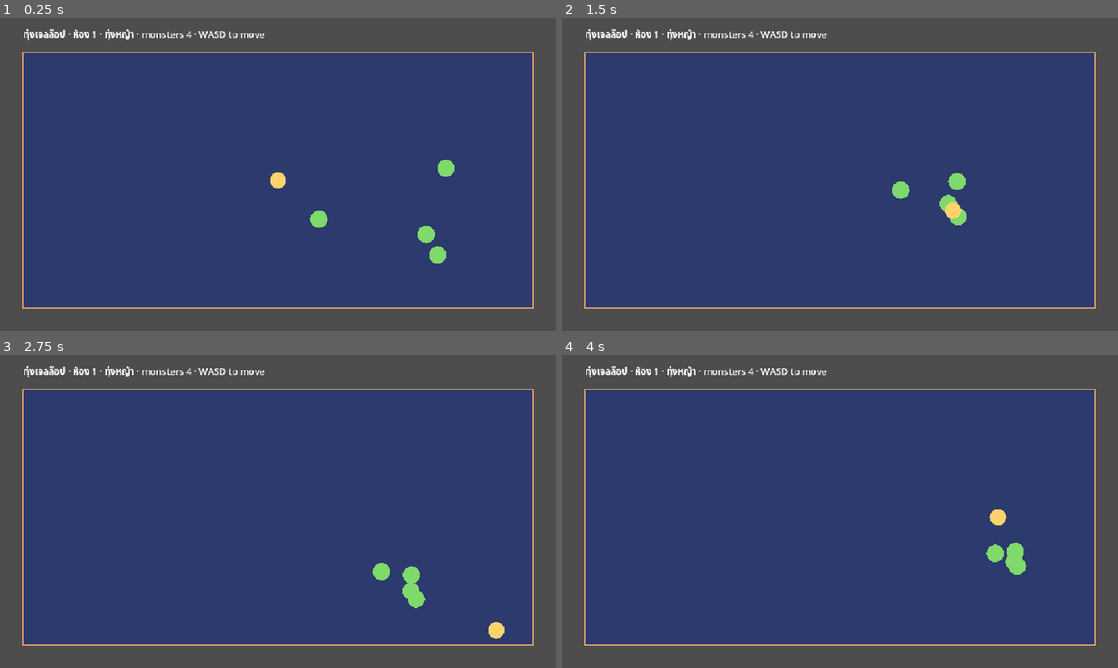
Above: before the commit, frames 1-4 (two rows, left to right).
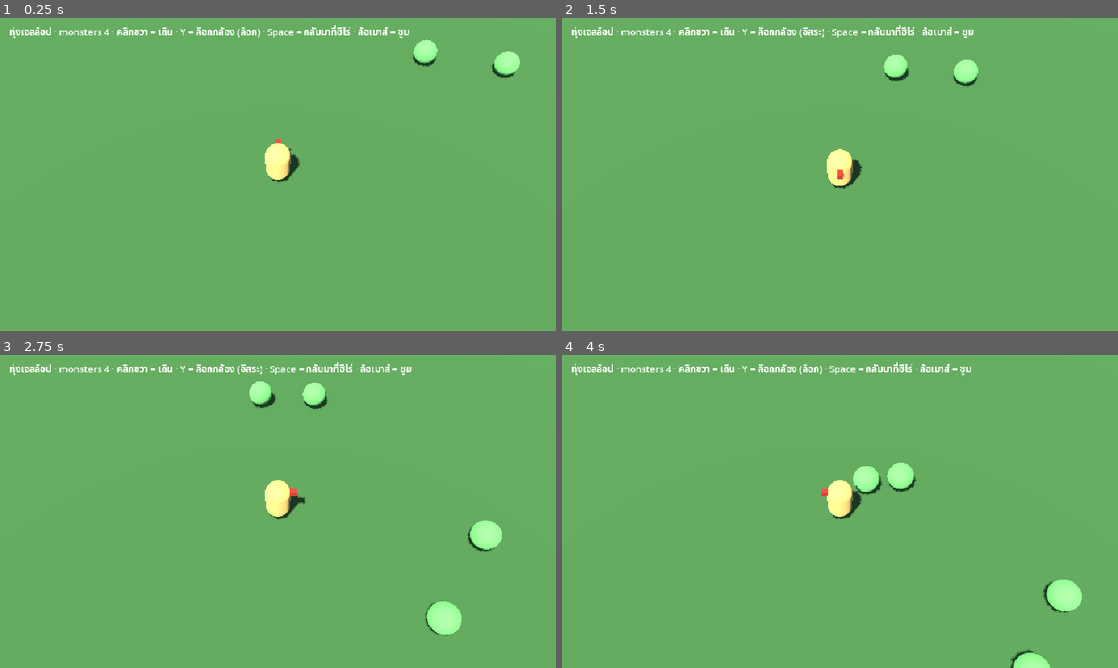
Above: after the commit, the same moments.

Repository: mezealot24/novice-to-hero
Game: Godot game, scene res://scenes/arena3d.tscn
Same seed, same stepped clock (60 frames per second), same inputs: the game is played once before the commit and once after it. Before the commit the project starts from res://scenes/main.tscn.
Inputs (mouse positions are in pixels of both pictures, inside the frame that each line leads up to):
- Up to frame 1 (0.25 s): no input
- Up to frame 2 (1.5 s): move the mouse to (962, 158) at 0.52 s; hold D (move_right) 0.53-1.28 s; hold Space 0.53-1.28 s; tap Y at 0.6 s; click (962, 158) at 0.67 s; move the mouse to (728, 190) at 1.27 s; hold S (move_down) from 1.28 s (still down); tap Space at 1.35 s; click (728, 190) at 1.42 s
- Up to frame 3 (2.75 s): tap Space at 1.52, 1.82 s; tap Y at 1.55, 2.1 s; move the mouse to (333, 442) at 2.02 s; release S (move_down) at 2.03 s; hold D (move_right) from 2.03 s (still down); hold Space from 2.03 s (still down); click (333, 442) at 2.17 s
- Up to frame 4 (4 s): move the mouse to (812, 574) at 2.77 s; release D (move_right) at 2.78 s; release Space at 2.78 s; hold W (move_up) 2.78-3.53 s; tap Y at 2.85 s; click (812, 574) at 2.92 s; tap Space at 3.02, 3.32 s; move the mouse to (1006, 558) at 3.52 s; hold A (move_left) from 3.53 s (still down); hold Space from 3.53 s (still down); click (1006, 558) at 3.67 s

The runs differ from the first frame. In frame 1, 100% of the frame differs, in the area x 0-100%, y 0-100%; in frame 2, 100%; in frame 3, 100%; in frame 4, 100%.

Commit message:
feat(godot): LoL-style 3D arena — tilted camera, right-click move, camera lock/pan/zoom
Co-Authored-By: Claude Opus 5.5 <noreply@anthropic.com>
Claude-Session: https://claude.ai/code/session_01VrR8nD7MgsuBseNkCJu1YQ

Diff:
--- a/godot/project.godot
+++ b/godot/project.godot
@@ -6,7 +6,7 @@
 [application]
 
 config/name="Novice to Hero (Godot slice)"
-run/main_scene="res://scenes/main.tscn"
+run/main_scene="res://scenes/arena3d.tscn"
 config/features=PackedStringArray("4.7", "GL Compatibility")
 
 [autoload]
--- /dev/null
+++ b/godot/scenes/arena3d.gd
@@ -0,0 +1,256 @@
+## LoL-style view: 3D world, tilted top-down camera, right-click to move.
+## Camera: Y = lock/unlock, Space = snap to hero (hold), mouse at screen edge = pan (unlocked), wheel = zoom.
+## Placeholder shapes only (capsule hero, sphere monsters); real models / combat come in M1.
+extends Node3D
+
+const ARENA_SIZE := Vector2(40.0, 24.0) # metres (x, z)
+const HERO_SPEED := 4.0 # m/s
+const HERO_RADIUS := 0.45
+## Web data uses px/s in a side-scroll scene; this turns it into m/s on the ground plane.
+const MON_SPEED_SCALE := 0.006
+const MON_RADIUS_SCALE := 1.0 / 30.0
+const CAM_PITCH_DEG := 56.0 # LoL looks down at roughly this angle
+const CAM_DIST_MIN := 10.0
+const CAM_DIST_MAX := 24.0
+const EDGE_PAN_PX := 18.0
+const EDGE_PAN_SPEED := 18.0 # m/s
+
+var cam: Camera3D
+var hero: Node3D
+var click_marker: MeshInstance3D
+var info: Label
+var mons: Array[Dictionary] = []
+
+var move_target := Vector3.ZERO
+var has_target := false
+var cam_locked := true
+var cam_focus := Vector3.ZERO
+var cam_dist := 16.0
+var marker_t := 0.0
+
+
+func _ready() -> void:
+	_build_world()
+	hero = _build_hero()
+	add_child(hero)
+	cam = Camera3D.new()
+	cam.fov = 40.0
+	add_child(cam)
+	cam.make_current()
+	cam_focus = hero.position
+	_spawn_room("d1", 0)
+	_build_hud()
+
+
+func _unhandled_input(event: InputEvent) -> void:
+	var mb := event as InputEventMouseButton
+	if mb != null and mb.pressed:
+		match mb.button_index:
+			MOUSE_BUTTON_RIGHT:
+				_order_move(mb.position, true)
+			MOUSE_BUTTON_WHEEL_UP:
+				cam_dist = maxf(CAM_DIST_MIN, cam_dist - 1.0)
+			MOUSE_BUTTON_WHEEL_DOWN:
+				cam_dist = minf(CAM_DIST_MAX, cam_dist + 1.0)
+		return
+	var key := event as InputEventKey
+	if key != null and key.pressed and not key.echo and key.physical_keycode == KEY_Y:
+		cam_locked = not cam_locked
+		_update_hud()
+
+
+func _process(delta: float) -> void:
+	# Holding right click keeps steering, like LoL.
+	if Input.is_mouse_button_pressed(MOUSE_BUTTON_RIGHT):
+		_order_move(get_viewport().get_mouse_position(), false)
+	_move_hero(delta)
+	_move_monsters(delta)
+	_update_camera(delta)
+	_update_marker(delta)
+
+
+func _order_move(screen_pos: Vector2, show_marker: bool) -> void:
+	var from := cam.project_ray_origin(screen_pos)
+	var dir := cam.project_ray_normal(screen_pos)
+	var hit: Variant = Plane(Vector3.UP, 0.0).intersects_ray(from, dir)
+	if hit == null:
+		return
+	var p: Vector3 = hit
+	var half := ARENA_SIZE * 0.5
+	move_target = Vector3(clampf(p.x, -half.x, half.x), 0.0, clampf(p.z, -half.y, half.y))
+	has_target = true
+	if show_marker:
+		click_marker.position = move_target + Vector3(0, 0.02, 0)
+		marker_t = 0.4
+
+
+func _move_hero(delta: float) -> void:
+	# WASD still works as a fallback (screen-relative).
+	var key_dir := Input.get_vector("move_left", "move_right", "move_up", "move_down")
+	if key_dir != Vector2.ZERO:
+		has_target = false
+		var step := Vector3(key_dir.x, 0.0, key_dir.y) * HERO_SPEED * delta
+		_face(hero, hero.position + step)
+		hero.position += step
+		return
+	if not has_target:
+		return
+	var flat := Vector3(hero.position.x, 0.0, hero.position.z)
+	if flat.distance_to(move_target) < 0.05:
+		has_target = false
+		return
+	_face(hero, move_target)
+	var next := flat.move_toward(move_target, HERO_SPEED * delta)
+	hero.position = Vector3(next.x, hero.position.y, next.z)
+
+
+func _move_monsters(delta: float) -> void:
+	for m in mons:
+		var body: Node3D = m["node"]
+		var to_hero := hero.position - body.position
+		to_hero.y = 0.0
+		if to_hero.length() > HERO_RADIUS + float(m["r"]) + 0.1:
+			_face(body, hero.position)
+			body.position += to_hero.normalized() * float(m["speed"]) * delta
+
+
+func _update_camera(delta: float) -> void:
+	if cam_locked or Input.is_physical_key_pressed(KEY_SPACE):
+		cam_focus = Vector3(hero.position.x, 0.0, hero.position.z)
+	else:
+		var vp := get_viewport().get_visible_rect().size
+		var mp := get_viewport().get_mouse_position()
+		var pan := Vector3.ZERO
+		if mp.x < EDGE_PAN_PX: pan.x -= 1.0
+		elif mp.x > vp.x - EDGE_PAN_PX: pan.x += 1.0
+		if mp.y < EDGE_PAN_PX: pan.z -= 1.0
+		elif mp.y > vp.y - EDGE_PAN_PX: pan.z += 1.0
+		cam_focus += pan * EDGE_PAN_SPEED * delta
+	var pitch := deg_to_rad(CAM_PITCH_DEG)
+	cam.position = cam_focus + Vector3(0.0, sin(pitch) * cam_dist, cos(pitch) * cam_dist)
+	cam.look_at(cam_focus, Vector3.UP)
+
+
+func _update_marker(delta: float) -> void:
+	marker_t = maxf(0.0, marker_t - delta)
+	click_marker.visible = marker_t > 0.0
+	click_marker.scale = Vector3.ONE * (0.6 + marker_t)
+
+
+## Turns `node` to look at `target` on the ground plane (skips when too close, look_at would fail).
+func _face(node: Node3D, target: Vector3) -> void:
+	var t := Vector3(target.x, node.position.y, target.z)
+	if node.position.distance_to(t) > 0.01:
+		node.look_at(t, Vector3.UP)
+
+
+func _spawn_room(dungeon_id: String, room_index: int) -> void:
+	var rooms: Array = GameData.dungeon(dungeon_id).get("rooms", [])
+	if room_index >= rooms.size():
+		return
+	var room: Dictionary = rooms[room_index]
+	var half := ARENA_SIZE * 0.5
+	for pair: Array in room.get("spawn", []):
+		var def: Dictionary = GameData.monster(pair[0])
+		for i in int(pair[1]):
+			var r := float(def.get("radius", 15)) * MON_RADIUS_SCALE
+			var body := _blob(r, Color("7fd96b"))
+			body.position = Vector3(randf_range(half.x * 0.3, half.x - 2.0), r, randf_range(-half.y + 2.0, half.y - 2.0))
+			add_child(body)
+			mons.append({ "node": body, "r": r, "speed": float(def.get("moveSpeed", 200)) * MON_SPEED_SCALE })
+
+
+func _build_world() -> void:
+	var env := Environment.new()
+	env.background_mode = Environment.BG_COLOR
+	env.background_color = Color("141a2e")
+	env.ambient_light_source = Environment.AMBIENT_SOURCE_COLOR
+	env.ambient_light_color = Color("8a9ac8")
+	env.ambient_light_energy = 0.6
+	var we := WorldEnvironment.new()
+	we.environment = env
+	add_child(we)
+
+	var sun := DirectionalLight3D.new()
+	sun.rotation_degrees = Vector3(-60.0, -35.0, 0.0)
+	sun.shadow_enabled = true
+	add_child(sun)
+
+	var ground := MeshInstance3D.new()
+	var plane := PlaneMesh.new()
+	plane.size = ARENA_SIZE
+	ground.mesh = plane
+	ground.material_override = _mat(Color("4a7a3c"))
+	add_child(ground)
+
+	# Low walls so the arena edge reads clearly from the tilted camera.
+	var half := ARENA_SIZE * 0.5
+	for side in [Vector4(0, -half.y, ARENA_SIZE.x, 0.4), Vector4(0, half.y, ARENA_SIZE.x, 0.4), Vector4(-half.x, 0, 0.4, ARENA_SIZE.y), Vector4(half.x, 0, 0.4, ARENA_SIZE.y)]:
+		var wall := MeshInstance3D.new()
+		var box := BoxMesh.new()
+		box.size = Vector3(side.z, 0.6, side.w)
+		wall.mesh = box
+		wall.material_override = _mat(Color("6b5a44"))
+		wall.position = Vector3(side.x, 0.3, side.y)
+		add_child(wall)
+
+	click_marker = MeshInstance3D.new()
+	var ring := TorusMesh.new()
+	ring.inner_radius = 0.25
+	ring.outer_radius = 0.35
+	click_marker.mesh = ring
+	click_marker.material_override = _mat(Color("6bffb0"))
+	click_marker.visible = false
+	add_child(click_marker)
+
+
+func _build_hero() -> Node3D:
+	var root := Node3D.new()
+	var body := MeshInstance3D.new()
+	var cap := CapsuleMesh.new()
+	cap.radius = HERO_RADIUS
+	cap.height = 1.6
+	body.mesh = cap
+	body.material_override = _mat(Color("ffd36b"))
+	body.position.y = 0.8
+	root.add_child(body)
+	# A "nose" so you can see which way the hero faces (look_at points -Z forward).
+	var nose := MeshInstance3D.new()
+	var box := BoxMesh.new()
+	box.size = Vector3(0.2, 0.2, 0.4)
+	nose.mesh = box
+	nose.material_override = _mat(Color("c0392b"))
+	nose.position = Vector3(0.0, 1.2, -0.45)
+	root.add_child(nose)
+	return root
+
+
+func _blob(r: float, color: Color) -> MeshInstance3D:
+	var m := MeshInstance3D.new()
+	var s := SphereMesh.new()
+	s.radius = r
+	s.height = r * 2.0
+	m.mesh = s
+	m.material_override = _mat(color)
+	return m
+
+
+func _mat(color: Color) -> StandardMaterial3D:
+	var m := StandardMaterial3D.new()
+	m.albedo_color = color
+	return m
+
+
+func _build_hud() -> void:
+	var layer := CanvasLayer.new()
+	add_child(layer)
+	info = Label.new()
+	info.position = Vector2(16, 12)
+	layer.add_child(info)
+	_update_hud()
+
+
+func _update_hud() -> void:
+	var d1: Dictionary = GameData.dungeon("d1")
+	info.text = "%s · monsters %d · คลิกขวา = เดิน · Y = ล็อกกล้อง (%s) · Space = กลับมาที่ฮีโร่ · ล้อเมาส์ = ซูม" % [
+		d1.get("name", "?"), mons.size(), "ล็อก" if cam_locked else "อิสระ"]
--- /dev/null
+++ b/godot/scenes/arena3d.tscn
@@ -0,0 +1,6 @@
+[gd_scene format=3]
+
+[ext_resource type="Script" path="res://scenes/arena3d.gd" id="1_arena"]
+
+[node name="Arena3D" type="Node3D"]
+script = ExtResource("1_arena")
